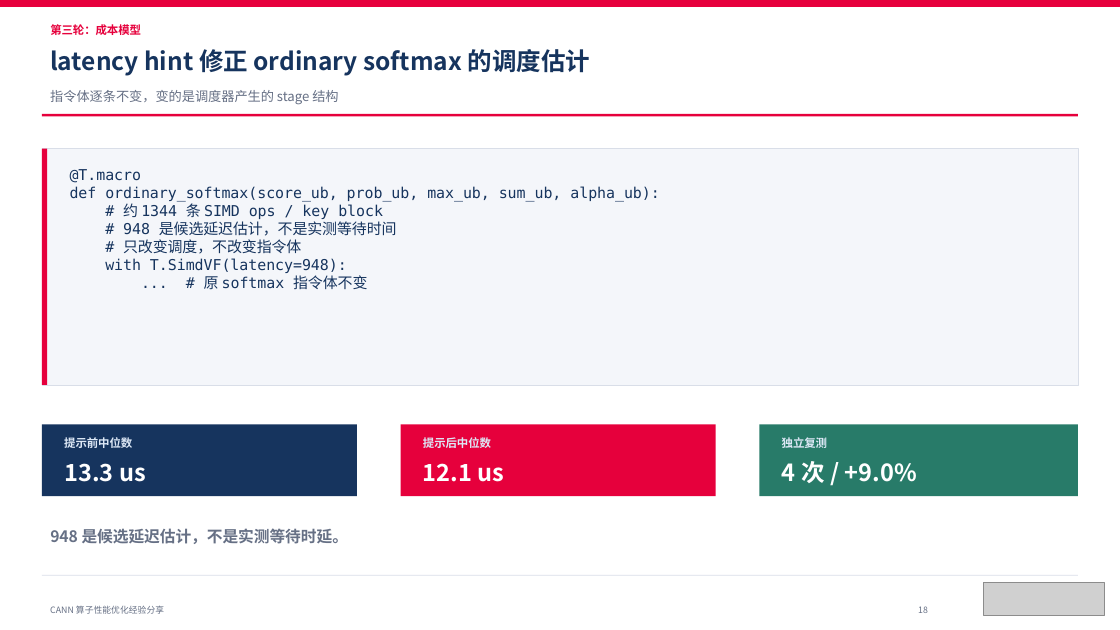
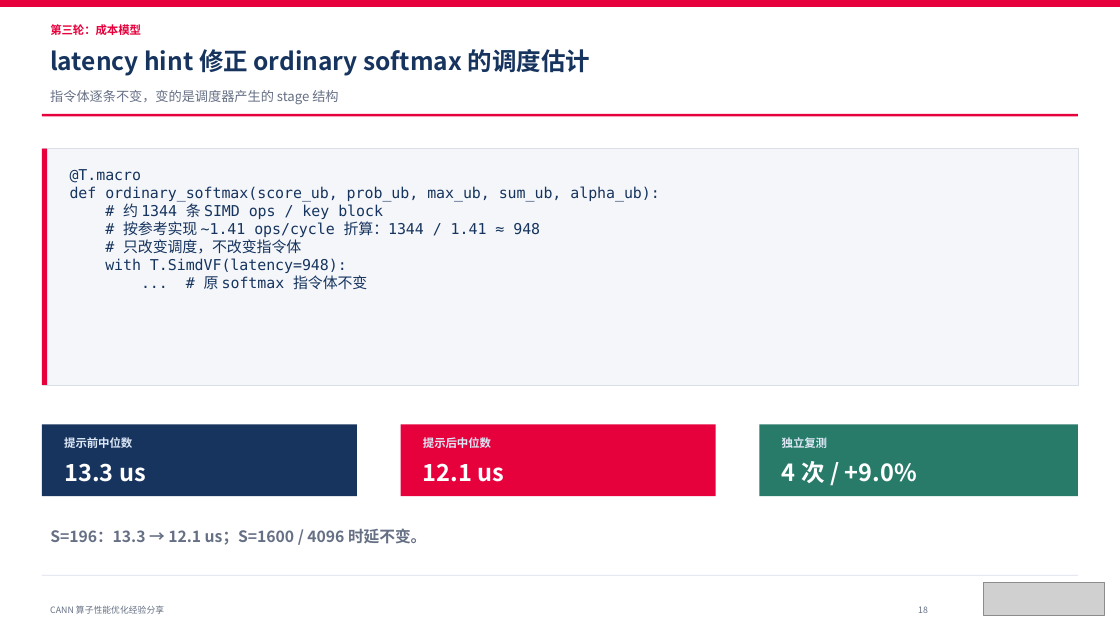
Before and after one commit to Chenyifei01/vllm_learning, a slide deck: slide 18 of attention融合算子优化报告/attention融合算子优化报告.pptx. Drawn at 1120x630 pixels with LibreOffice and Linux fonts; fonts in the diff are those of the drawing; grey boxes stand for pictures. Boxes give left, top, right and bottom in pixels: in the first picture for what was removed or moved away, otherwise in the second. Text is boxed around its words. In the diff, an @@ line names an element or a change of style, - is before the commit and + after.

```diff
--- a/attention融合算子优化报告/attention融合算子优化报告.pptx
+++ b/attention融合算子优化报告/attention融合算子优化报告.pptx
@@ text at (123,221,540,237): text changed @@
-# 948 是候选延迟估计，不是实测等待时间
+# 按参考实现 ~1.41 ops/cycle 折算：1344 / 1.41 ≈ 948
@@ text at (50,528,426,545): text changed @@
-948 是候选延迟估计，不是实测等待时延。
+S=196：13.3 → 12.1 us；S=1600 / 4096 时延不变。
```
Also in this commit, not shown: 3 other slides changed, 1 other file.
